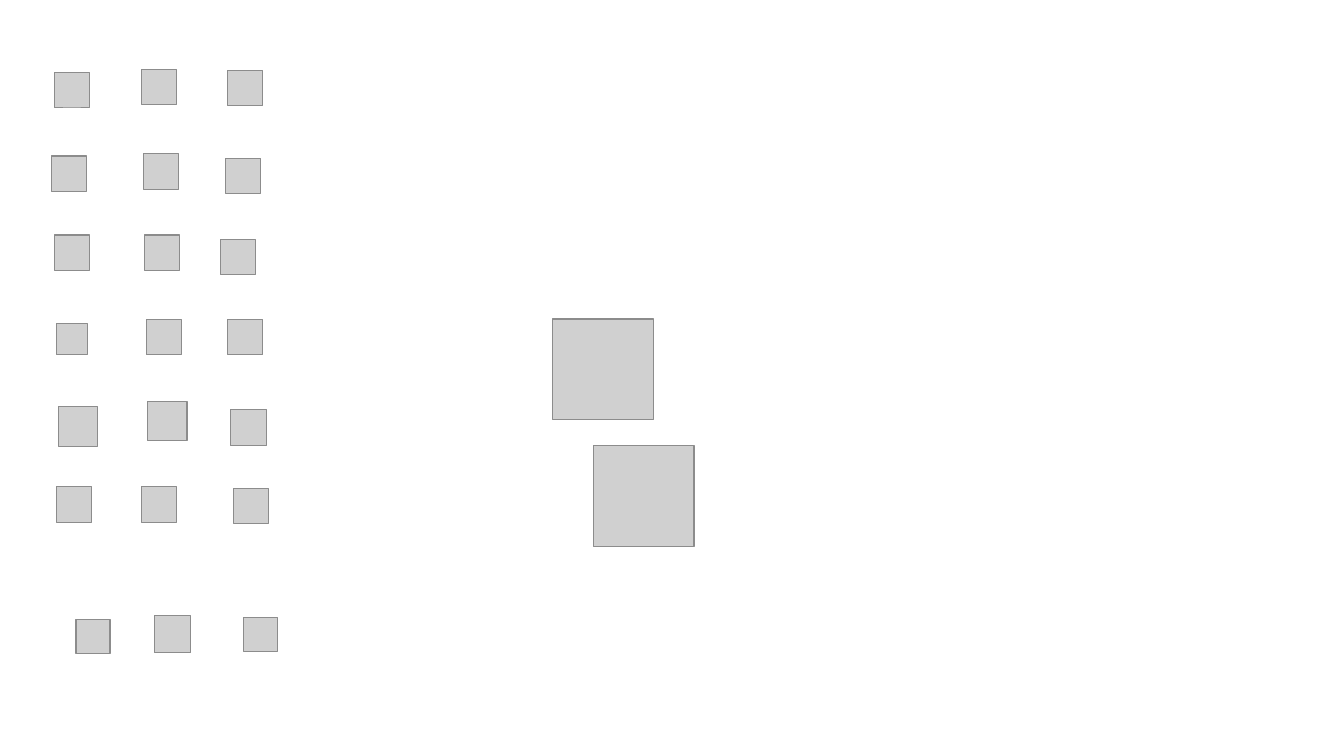
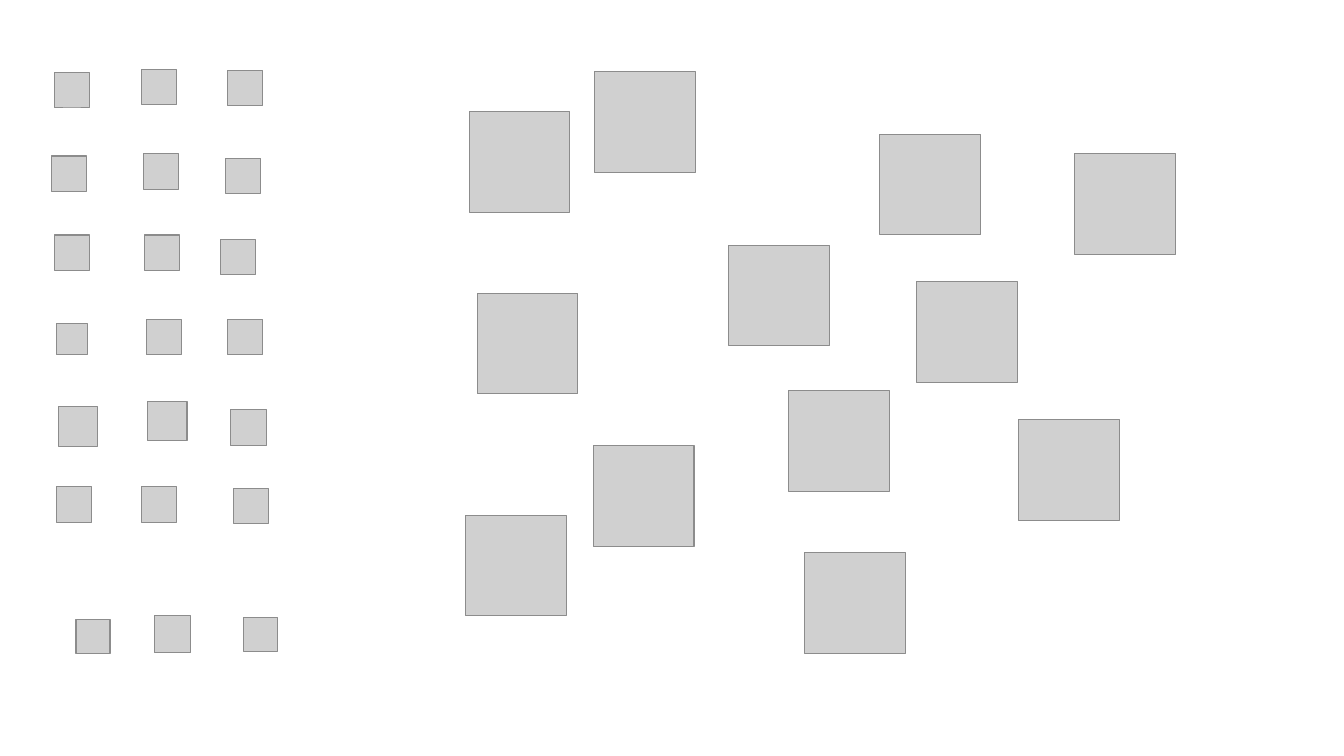
Before and after one commit to gsbellu/MindfulDay, a slide deck: slide 1 of icons/icons.pptx. Drawn at 1344x756 pixels with LibreOffice and Linux fonts; fonts in the diff are those of the drawing; grey boxes stand for pictures; background and template pictures are left out. Boxes give left, top, right and bottom in pixels: in the first picture for what was removed or moved away, otherwise in the second. Text is boxed around its words. In the diff, an @@ line names an element or a change of style, - is before the commit and + after.

```diff
--- a/icons/icons.pptx
+++ b/icons/icons.pptx
@@ picture added at (x1=595, y1=72, x2=696, y2=172) @@
@@ picture added at (x1=469, y1=112, x2=570, y2=213) @@
@@ picture added at (x1=880, y1=134, x2=981, y2=235) @@
@@ picture added at (x1=1075, y1=154, x2=1176, y2=255) @@
@@ picture added at (x1=729, y1=245, x2=830, y2=346) @@
@@ picture added at (x1=477, y1=293, x2=578, y2=394) @@
@@ picture added at (x1=917, y1=281, x2=1017, y2=382) @@
@@ picture removed at (x1=553, y1=320, x2=653, y2=420) @@
@@ picture added at (x1=788, y1=390, x2=889, y2=491) @@
@@ picture added at (x1=1019, y1=419, x2=1120, y2=520) @@
@@ picture added at (x1=466, y1=515, x2=567, y2=616) @@
@@ picture added at (x1=805, y1=553, x2=905, y2=653) @@
```
Also in this commit, not shown: 19 other files.
